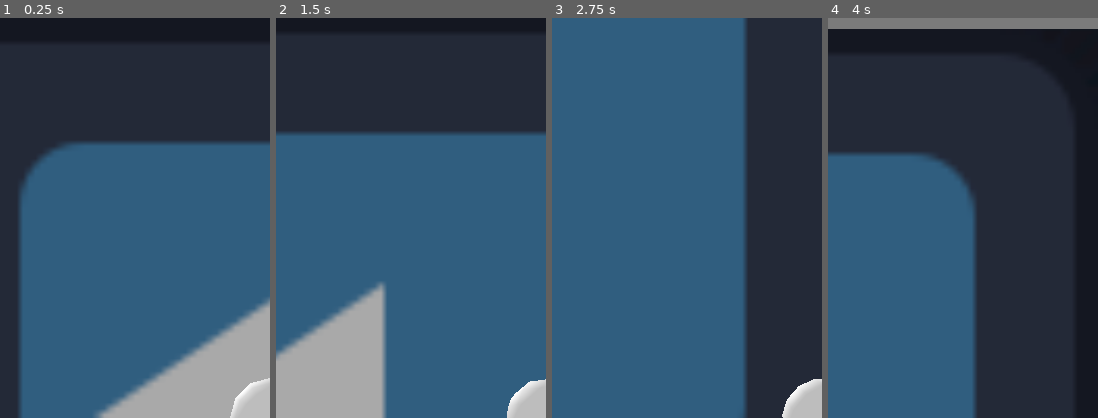
Above: before the commit, frames 1-4 (left to right).
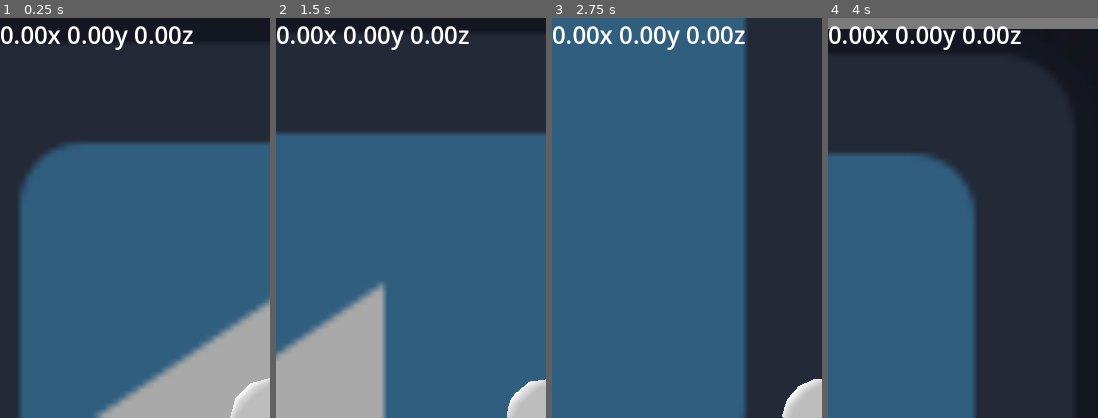
Above: after the commit, the same moments.

Repository: biggestcookie/maze
Game: Godot game, scene res://scenes/gameplay/main.tscn
Two runs of this game, one before a commit and one after it. Both use one fixed random seed, a clock stepped at 60 frames per second and the inputs below. The engine's default icon, where the game draws it, is replaced by a stand-in: a white triangle on a blue panel in a dark square.
Inputs:
- Up to frame 1 (0.25 s): no input
- Up to frame 2 (1.5 s): tap Enter at 0.5 s; hold D (move_right) 0.53-1.28 s; hold S (move_down) from 1.28 s (still down)
- Up to frame 3 (2.75 s): release S (move_down) at 2.03 s; hold D (move_right) from 2.03 s (still down)
- Up to frame 4 (4 s): release D (move_right) at 2.78 s; hold W (move_up) 2.78-3.53 s; hold A (move_left) from 3.53 s (still down)
The pictures show only the part of the screen within x 0-50%, y 0-50%; the shares and areas given below are measured in that part.

The runs differ from the first frame. In frame 1, 1.5% of the frame differs, in the area x 0-72%, y 2-8%; in frame 2, 1.5%; in frame 3, 1.5%; in frame 4, 1.5%.

Commit message:
enable sensors, add android export

Diff:
--- a/project.godot
+++ b/project.godot
@@ -23,6 +23,7 @@
 
 window/size/viewport_width=1080
 window/size/viewport_height=2340
+window/handheld/orientation=1
 
 [input]
 
@@ -47,6 +48,11 @@
 ]
 }
 
+[input_devices]
+
+sensors/enable_accelerometer=true
+sensors/enable_gravity=true
+
 [physics]
 
 common/physics_interpolation=true
--- a/scenes/gameplay/actors/player.gd
+++ b/scenes/gameplay/actors/player.gd
@@ -7,8 +7,8 @@
 
 func _process(_delta: float) -> void:
 	if OS.get_name() == "Android":
-		input.x = Input.get_accelerometer().x * -1
-		input.y = Input.get_accelerometer().y
+		input.x = Input.get_gravity().x * -1
+		input.y = Input.get_gravity().y
 	else:
 		input.x = Input.get_axis("move_right", "move_left")
 		input.y = Input.get_axis("move_down", "move_up")
--- a/scenes/gameplay/main.tscn
+++ b/scenes/gameplay/main.tscn
@@ -11,7 +11,7 @@
 albedo_texture = ExtResource("1_tbd8m")
 
 [sub_resource type="LabelSettings" id="LabelSettings_ij1na"]
-font_size = 96
+font_size = 48
 
 [sub_resource type="Environment" id="Environment_hhg4g"]
 background_mode = 1
@@ -58,13 +58,13 @@
 grow_vertical = 2
 
 [node name="Label" type="Label" parent="UI"]
-visible = false
 layout_mode = 1
-offset_right = 102.0
-offset_bottom = 99.0
+offset_right = 1080.0
+offset_bottom = 132.0
 size_flags_horizontal = 4
-text = "0.0"
+text = "0.00x 0.00y 0.00z"
 label_settings = SubResource("LabelSettings_ij1na")
+autowrap_mode = 3
 
 [node name="WorldEnvironment" type="WorldEnvironment" parent="."]
 environment = SubResource("Environment_hhg4g")
--- a/scenes/gameplay/ui/debug.gd
+++ b/scenes/gameplay/ui/debug.gd
@@ -4,7 +4,7 @@
 
 # Called every frame. 'delta' is the elapsed time since the previous frame.
 func _process(_delta: float) -> void:
-	var input := Input.get_accelerometer().normalized()
+	var input := Input.get_gravity().normalized()
 	label.text = "%.2fx %.2fy %.2fz" % [
 		input.x,
 		input.y,
Not shown, changed: export_presets.cfg
Not shown, changed: icon.svg.import
Not shown, changed: shared/assets/icon.svg.import
Not shown, added: maze.zip
